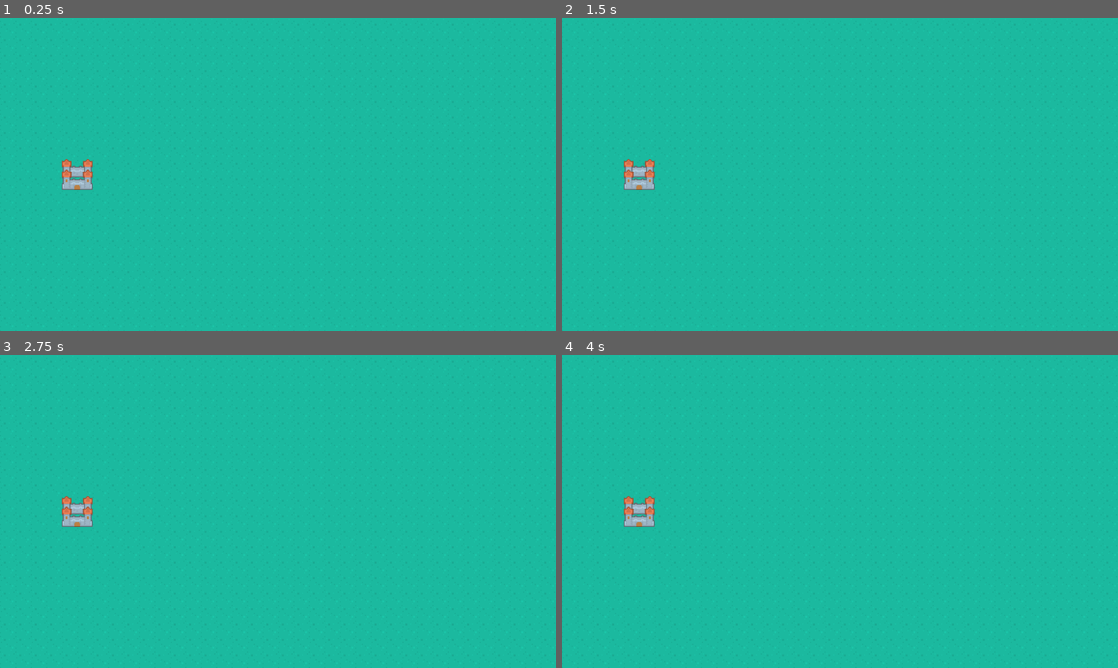
Above: before the commit, frames 1-4 (two rows, left to right).
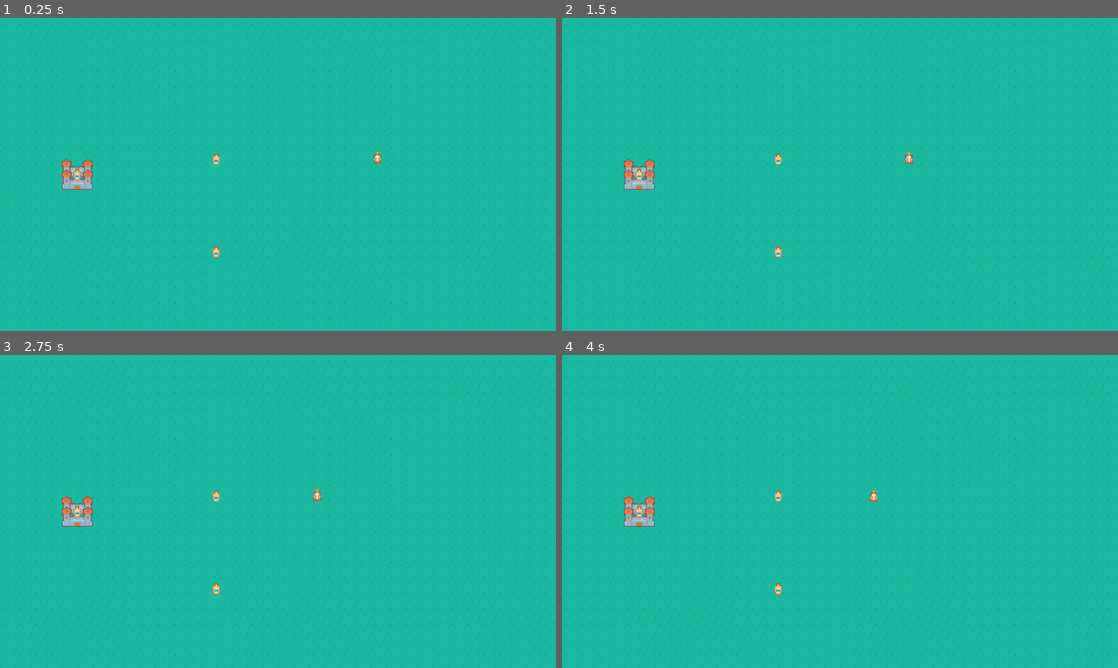
Above: after the commit, the same moments.

Repository: mstarongithub/Piratejam14
Game: Godot game, scene res://TowerDefence/main.tscn
Same seed, same stepped clock (60 frames per second), same inputs: the game is played once before the commit and once after it. This scene is started directly instead of the project's main scene. The engine's default icon, where the game draws it, is replaced by a stand-in: a white triangle on a blue panel in a dark square.
Inputs (mouse positions are in pixels of both pictures, inside the frame that each line leads up to):
- Up to frame 1 (0.25 s): no input
- Up to frame 2 (1.5 s): tap Enter (action_confirm) at 0.5, 0.6 s; move the mouse to (962, 158) at 0.52 s; hold D (move_right) 0.53-1.28 s; click (962, 158) at 0.67 s; move the mouse to (728, 190) at 1.27 s; hold S (move_down) from 1.28 s (still down); tap Mouse wheel up (zoom_in) at 1.35 s
- Up to frame 3 (2.75 s): move the mouse to (333, 442) at 2.02 s; release S (move_down) at 2.03 s; hold D (move_right) from 2.03 s (still down); tap Mouse wheel down (zoom_out) at 2.1 s
- Up to frame 4 (4 s): move the mouse to (812, 574) at 2.77 s; release D (move_right) at 2.78 s; hold W (move_up) 2.78-3.53 s; tap Enter (action_confirm) at 2.85, 3.5 s; click (812, 574) at 2.92 s; move the mouse to (1006, 558) at 3.52 s; hold A (move_left) from 3.53 s (still down); tap Mouse wheel up (zoom_in) at 3.6 s

The runs differ from the first frame. In frame 1, 0.2% of the frame differs, in the area x 13-69%, y 42-77%; in frame 2, 0.2%; in frame 3, 0.2%; in frame 4, 0.2%.

Commit message:
Enemies and towers work. Mostly TODO: add win condition and waves(+spawners) to tower defence, make example map and path placement

Diff:
--- /dev/null
+++ b/Globals/LiveRunData.gd
@@ -0,0 +1,21 @@
+extends Node
+
+var _towers: Array[Tower]
+
+func register_tower(t: Tower) -> void:
+	_towers.append(t)
+
+func remove_tower(t: Tower) -> void:
+	var pos := _towers.find(t)
+	if pos >= 0:
+		_towers.remove_at(pos)
+
+## Returns the tower closest to the given global position
+func get_tower_closest_to(pos: Vector2) -> Tower:
+	var distance := 999**2 # Should be big enough
+	var closest: Tower = null
+	for i in _towers:
+		if i.global_position.distance_squared_to(pos) < distance:
+			distance = i.global_position.distance_squared_to(pos)
+			closest = i
+	return closest
--- /dev/null
+++ b/TowerDefence/DefaultProjectile.gd
@@ -0,0 +1,18 @@
+extends Projectile
+
+const SPEED = 100
+
+var dir: Vector2
+var dmg: int = 100
+
+func setup(inital_target: Node2D, owner: Node2D, damage: int) -> void:
+	dir = (inital_target.global_position - owner.global_position).normalized()
+	dmg = damage
+
+func _on_area_2d_body_entered(body: Node2D) -> void:
+	if body is Enemy:
+		(body as Enemy).deal_damage(dmg)
+		queue_free()
+
+func _physics_process(delta: float) -> void:
+	position += dir * SPEED
--- /dev/null
+++ b/TowerDefence/DefaultProjectile.tscn
@@ -0,0 +1,23 @@
+[gd_scene load_steps=4 format=3 uid="uid://e30xymewt0eg"]
+
+[ext_resource type="Script" path="res://TowerDefence/DefaultProjectile.gd" id="1_lw7sr"]
+[ext_resource type="Texture2D" uid="uid://43wshddliq7j" path="res://icon.svg" id="2_nsuv3"]
+
+[sub_resource type="CircleShape2D" id="CircleShape2D_ep3fo"]
+radius = 9.0
+
+[node name="DefaultProjectile" type="Node2D"]
+script = ExtResource("1_lw7sr")
+
+[node name="Icon" type="Sprite2D" parent="."]
+scale = Vector2(0.1, 0.1)
+texture = ExtResource("2_nsuv3")
+
+[node name="Area2D" type="Area2D" parent="."]
+collision_layer = 0
+collision_mask = 2
+
+[node name="CollisionShape2D" type="CollisionShape2D" parent="Area2D"]
+shape = SubResource("CircleShape2D_ep3fo")
+
+[connection signal="body_entered" from="Area2D" to="." method="_on_area_2d_body_entered"]
--- /dev/null
+++ b/TowerDefence/Enemy.gd
@@ -0,0 +1,50 @@
+class_name Enemy extends CharacterBody2D
+
+const PHYS_FRAMES_TO_WAIT = 5
+
+@export var data: EnemyData
+
+@onready var _attack_area_shape: CollisionShape2D = $AttackArea/CollisionShape2D
+@onready var _attack_cooldown: Timer = $AttackCooldown
+@onready var _nav: NavigationAgent2D = $NavigationAgent2D
+
+var health: int
+var _can_attack := true
+var _physics_frames_passed := 0
+
+func _ready() -> void:
+	health = data.base_health
+	(_attack_area_shape.shape as CircleShape2D).radius = data.attack_range
+	_attack_cooldown.wait_time = data.attack_speed
+
+func deal_damage(dmg: int) -> void:
+	health -= dmg
+	if health <= 0:
+		queue_free()
+
+func _physics_process(_delta: float) -> void:
+	var next_target := LiveRunData.get_tower_closest_to(global_position)
+	# Can be null, catch that
+	if not next_target:
+		return
+	if next_target.global_position.distance_squared_to(global_position) < data.attack_range**2:
+		_attack(next_target)
+	else:
+		if _physics_frames_passed < PHYS_FRAMES_TO_WAIT:
+			_physics_frames_passed += 1
+			return
+		_nav.target_position = next_target.global_position
+		var next := _nav.get_next_path_position()
+		velocity = (next - global_position).normalized() * data.base_speed
+		move_and_slide()
+
+func _attack(t: Tower) -> void:
+	if not _can_attack:
+		return
+	print("Attacking ", t)
+	t.deal_damage(data.base_damage)
+	_can_attack = false
+	_attack_cooldown.start()
+
+func _on_attack_cooldown_timeout() -> void:
+	_can_attack = true
--- /dev/null
+++ b/TowerDefence/Enemy.tscn
@@ -0,0 +1,33 @@
+[gd_scene load_steps=5 format=3 uid="uid://dwi8g8brrqs2g"]
+
+[ext_resource type="Script" path="res://TowerDefence/Enemy.gd" id="1_772a4"]
+[ext_resource type="Texture2D" uid="uid://dttn2wrssnayr" path="res://TowerDefence/EnemyPlaceholder.png" id="2_r1lec"]
+
+[sub_resource type="CircleShape2D" id="CircleShape2D_ine1v"]
+radius = 30.0
+
+[sub_resource type="CircleShape2D" id="CircleShape2D_i8n6q"]
+
+[node name="Enemy" type="CharacterBody2D"]
+collision_layer = 3
+script = ExtResource("1_772a4")
+
+[node name="CollisionShape2D" type="CollisionShape2D" parent="."]
+shape = SubResource("CircleShape2D_ine1v")
+
+[node name="AttackArea" type="Area2D" parent="."]
+collision_layer = 0
+collision_mask = 4
+
+[node name="CollisionShape2D" type="CollisionShape2D" parent="AttackArea"]
+shape = SubResource("CircleShape2D_i8n6q")
+
+[node name="EnemyPlaceholder" type="Sprite2D" parent="."]
+texture = ExtResource("2_r1lec")
+
+[node name="AttackCooldown" type="Timer" parent="."]
+
+[node name="NavigationAgent2D" type="NavigationAgent2D" parent="."]
+radius = 30.0
+
+[connection signal="timeout" from="AttackCooldown" to="." method="_on_attack_cooldown_timeout"]
--- /dev/null
+++ b/TowerDefence/EnemyData.gd
@@ -0,0 +1,11 @@
+class_name EnemyData extends Resource
+
+@export var base_health := 100
+## Attack range in pixels
+@export var attack_range := 20
+## Attack speed in seconds
+@export var attack_speed := 1.0
+@export var base_damage := 10
+## Movement speed in pixels
+@export var base_speed := 10
+@export var sprite: Texture2D
--- a/TowerDefence/Projectile.gd
+++ b/TowerDefence/Projectile.gd
@@ -2,5 +2,5 @@
 
 ## initial_target is the enemy the tower was targeting while spawning the projectile
 ## owner is the tower that spawned the projectile
-func setup(inital_target: Node2D, owner: Tower) -> void:
+func setup(inital_target: Node2D, owner: Node2D, damage: int) -> void:
 	pass
--- a/TowerDefence/Tower.gd
+++ b/TowerDefence/Tower.gd
@@ -1,15 +1,34 @@
 @tool
 class_name Tower extends Node2D
 
-@export var config: TowerData
+const DEFAULT_PROJECTILE = preload("res://TowerDefence/DefaultProjectile.tscn")
+
+signal died
+
+## Information about the tower such as attack speed, range and projectile fired
+@export var config: TowerData:
+	set(new):
+		config = new
+		_reload_from_data()
 ## Custom behaviour overwrites targeting and related actions.
 ## Does not overwrite health handling
 @export var custom_behaviour: CustomTowerBehaviour
 
 @onready var _detection_shape: CollisionShape2D = $Area2D/CollisionShape2D
+@onready var _detection_area: Area2D = $Area2D
 @onready var _sprite_2d: Sprite2D = $Sprite2D
+@onready var _attack_cooldown: Timer = $AttackCooldown
+@onready var _navigation_obstacle_2d: NavigationObstacle2D = $NavigationObstacle2D
+
+
+var _default_sprite: Texture2D
+var _health: int = 100
+var is_dead := false
+var _can_attack := true
+var _ready_game_done := false
 
 func _ready() -> void:
+	_default_sprite = _sprite_2d.texture
 	if Engine.is_editor_hint():
 		_ready_engine()
 	else:
@@ -25,10 +44,84 @@
 	Util.snap_to_tilemap(self)
 
 func _process_game(_delta: float) -> void:
-	pass
+	if is_dead:
+		return
 
 func _ready_engine() -> void:
-	pass
+	_detection_shape.shape = _detection_shape.shape.duplicate()
 
 func _ready_game() -> void:
+	LiveRunData.register_tower(self)
+	_ready_game_done = true
+	_reload_from_data()
+
+func _reload_from_data() -> void:
+	if not Engine.is_editor_hint() and not _ready_game_done:
+		return
+	if not config:
+		_sprite_2d.texture = _default_sprite
+		return
+	if not config.updated.is_connected(_reload_from_data):
+		config.updated.connect(_reload_from_data)
+	if config.sprite:
+		_sprite_2d.texture = config.sprite
+	else:
+		_sprite_2d.texture = _default_sprite
 	(_detection_shape.shape as CircleShape2D).radius = config.range
+	_health = config.base_health
+	print(config.base_health)
+	_attack_cooldown.wait_time = config.attack_speed
+
+## For removing self from the list of existing towers in case of deletion
+## Tower should have removed self before it gets deleted, but just to be sure, do it again
+## remove_tower won'T do anything if already gone
+func _notification(what: int) -> void:
+	if Engine.is_editor_hint():
+		return
+	if what == NOTIFICATION_PREDELETE:
+		LiveRunData.remove_tower(self)
+
+func _physics_process(_delta: float) -> void:
+	if Engine.is_editor_hint() or is_dead:
+		return
+	var targets: Array[Enemy] = []
+	for i in _detection_area.get_overlapping_bodies():
+		if i is Enemy:
+			targets.append(i as Enemy)
+	if len(targets) == 0:
+		return
+	targets.sort_custom(func(x: Enemy, y: Enemy):
+		return x.global_position.distance_squared_to(global_position) < \
+		y.global_position.distance_squared_to(global_position)
+	)
+	_attack(targets[0])
+
+func _attack(e: Enemy) -> void:
+	if _can_attack:
+		var projectile: Projectile
+		if config and config.projectile:
+			projectile = config.projectile.instantiate() as Projectile
+		else:
+			projectile = DEFAULT_PROJECTILE.instantiate() as Projectile
+		add_child(projectile)
+		projectile.setup(e, self, config.base_attack if config else 20)
+		_can_attack = false
+		_attack_cooldown.start()
+
+func _on_attack_cooldown_timeout() -> void:
+	_can_attack = true
+
+func deal_damage(dmg: int) -> void:
+	if _health <= 0:
+		print("Health below 0")
+		return
+	_health -= dmg
+	if _health <= 0:
+		_on_death()
+
+
+func _on_death() -> void:
+	died.emit()
+	is_dead = true
+	LiveRunData.remove_tower(self)
+	$StaticBody2D/CollisionShape2D.disabled = true
--- a/TowerDefence/Tower.tscn
+++ b/TowerDefence/Tower.tscn
@@ -1,17 +1,20 @@
-[gd_scene load_steps=4 format=3 uid="uid://ciw8nt3udf54m"]
+[gd_scene load_steps=5 format=3 uid="uid://ciw8nt3udf54m"]
 
 [ext_resource type="Script" path="res://TowerDefence/Tower.gd" id="1_43ys4"]
 [ext_resource type="Texture2D" uid="uid://bou52ksqqq7jg" path="res://TowerDefence/TowerPlaceholder.png" id="2_khyat"]
 
 [sub_resource type="CircleShape2D" id="CircleShape2D_u01ls"]
-radius = 100.0
+radius = 210.0
+
+[sub_resource type="CircleShape2D" id="CircleShape2D_4ib5e"]
+radius = 16.0
 
 [node name="Tower" type="Node2D"]
 script = ExtResource("1_43ys4")
 
 [node name="Area2D" type="Area2D" parent="."]
-visible = false
 collision_layer = 0
+collision_mask = 2
 input_pickable = false
 
 [node name="CollisionShape2D" type="CollisionShape2D" parent="Area2D"]
@@ -20,3 +23,17 @@
 [node name="Sprite2D" type="Sprite2D" parent="."]
 texture = ExtResource("2_khyat")
 region_rect = Rect2(207.917, 128.161, 16.2157, 15.6751)
+
+[node name="StaticBody2D" type="StaticBody2D" parent="."]
+collision_layer = 5
+
+[node name="CollisionShape2D" type="CollisionShape2D" parent="StaticBody2D"]
+shape = SubResource("CircleShape2D_4ib5e")
+
+[node name="AttackCooldown" type="Timer" parent="."]
+one_shot = true
+
+[node name="NavigationObstacle2D" type="NavigationObstacle2D" parent="."]
+radius = 16.0
+
+[connection signal="timeout" from="AttackCooldown" to="." method="_on_attack_cooldown_timeout"]
--- a/TowerDefence/TowerData.gd
+++ b/TowerDefence/TowerData.gd
@@ -1,9 +1,38 @@
+@tool
 class_name TowerData extends Resource
 
-## Attack speed in seconds
-@export var attack_speed: float
+## Emitted every time any data has been updated
+signal updated
 
-@export var base_health: int
+## Coooldown between attacks in seconds
+@export var attack_speed: float = 1.0:
+	set(new):
+		attack_speed = new
+		updated.emit()
+
+@export var base_health: int = 100:
+	set(new):
+		base_health = new
+		updated.emit()
+
 ## The projectile the tower will spawn
-@export var projectile: PackedScene
-@export var range: int
+@export var projectile: PackedScene:
+	set(new):
+		projectile = new
+		updated.emit()
+
+## Attack range in pixels
+@export var range: int = 100:
+	set(new):
+		range = new
+		updated.emit()
+
+@export var sprite: Texture2D:
+	set(new):
+		sprite = new
+		updated.emit()
+
+@export var base_attack := 20:
+	set(new):
+		base_attack = new
+		updated.emit()
--- a/TowerDefence/main.tscn
+++ b/TowerDefence/main.tscn
@@ -1,6 +1,10 @@
-[gd_scene load_steps=5 format=3 uid="uid://dgv8iwbnew8h5"]
+[gd_scene load_steps=13 format=3 uid="uid://dgv8iwbnew8h5"]
 
 [ext_resource type="Texture2D" uid="uid://cjhqeuae4ujwl" path="res://Assets/RTS Medieval (Pixel)/tilemap_packed.png" id="1_hwilw"]
+[ext_resource type="PackedScene" uid="uid://ciw8nt3udf54m" path="res://TowerDefence/Tower.tscn" id="2_3ko36"]
+[ext_resource type="PackedScene" uid="uid://dwi8g8brrqs2g" path="res://TowerDefence/Enemy.tscn" id="3_0ioof"]
+[ext_resource type="Script" path="res://TowerDefence/TowerData.gd" id="3_ohvuq"]
+[ext_resource type="Script" path="res://TowerDefence/EnemyData.gd" id="4_b5xoh"]
 
 [sub_resource type="TileSetAtlasSource" id="TileSetAtlasSource_mak4a"]
 texture = ExtResource("1_hwilw")
@@ -327,6 +331,34 @@
 sources/0 = SubResource("TileSetAtlasSource_mak4a")
 sources/1 = SubResource("TileSetScenesCollectionSource_wmka3")
 
+[sub_resource type="Resource" id="Resource_u62wi"]
+script = ExtResource("3_ohvuq")
+attack_speed = 1.0
+base_health = 30
+range = 100
+base_attack = 20
+
+[sub_resource type="Resource" id="Resource_ahxpc"]
+script = ExtResource("3_ohvuq")
+attack_speed = 1.0
+base_health = 30
+range = 210
+base_attack = 20
+
+[sub_resource type="Resource" id="Resource_61eca"]
+script = ExtResource("4_b5xoh")
+base_health = 10000
+attack_range = 200
+attack_speed = 1.0
+base_damage = 20
+base_speed = 50
+
+[sub_resource type="NavigationPolygon" id="NavigationPolygon_mv8de"]
+vertices = PackedVector2Array(655, -349, 654, 398, -636, 405, -641, -389)
+polygons = Array[PackedInt32Array]([PackedInt32Array(0, 1, 2, 3)])
+outlines = Array[PackedVector2Array]([PackedVector2Array(666, -359, 664, 408, -646, 416, -652, -400)])
+source_geometry_group_name = &"navigation_polygon_source_group"
+
 [node name="Main" type="Node2D"]
 
 [node name="TileMap" type="TileMap" parent="."]
@@ -342,3 +374,23 @@
 layer_2/tile_data = PackedInt32Array(-14, 0, 7)
 
 [node name="Camera2D" type="Camera2D" parent="."]
+
+[node name="Tower" parent="." instance=ExtResource("2_3ko36")]
+position = Vector2(-128, -32)
+config = SubResource("Resource_u62wi")
+
+[node name="Tower2" parent="." instance=ExtResource("2_3ko36")]
+position = Vector2(-128, 160)
+config = SubResource("Resource_u62wi")
+
+[node name="Tower3" parent="." instance=ExtResource("2_3ko36")]
+position = Vector2(-416, 0)
+config = SubResource("Resource_ahxpc")
+
+[node name="Enemy" parent="." instance=ExtResource("3_0ioof")]
+position = Vector2(214, -35)
+data = SubResource("Resource_61eca")
+
+[node name="NavigationRegion2D" type="NavigationRegion2D" parent="."]
+visible = false
+navigation_polygon = SubResource("NavigationPolygon_mv8de")
--- a/project.godot
+++ b/project.godot
@@ -18,6 +18,7 @@
 [autoload]
 
 Util="*res://Globals/Util.gd"
+LiveRunData="*res://Globals/LiveRunData.gd"
 
 [debug]
 
@@ -70,6 +71,12 @@
 ]
 }
 
+[layer_names]
+
+2d_physics/layer_1="Collisions"
+2d_physics/layer_2="Enemies"
+2d_physics/layer_3="Tower"
+
 [rendering]
 
 textures/canvas_textures/default_texture_filter=0
--- a/templates/map_overview.gd
+++ b/templates/map_overview.gd
@@ -10,7 +10,8 @@
 	return sectors[at]
 
 func _draw():
-	for sec
+	pass
+	#for sec
 
 func sectors_in_view() -> Array[Vector2i]:
 	var p = camera.position
Binary file added: TowerDefence/EnemyPlaceholder.png
Not shown, added: TowerDefence/EnemyPlaceholder.png.import
